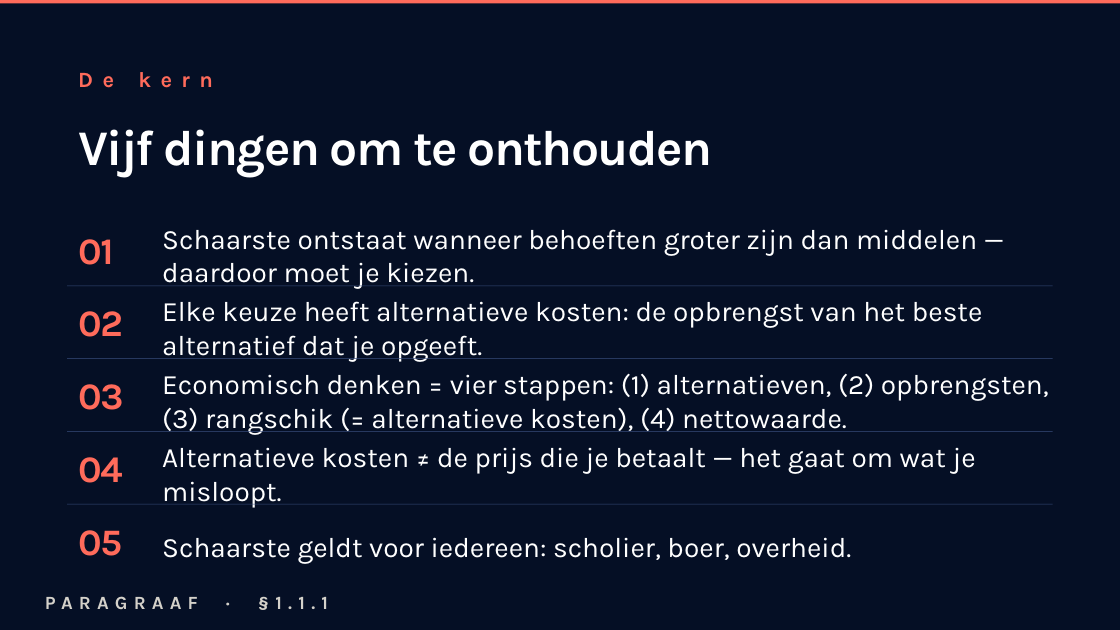
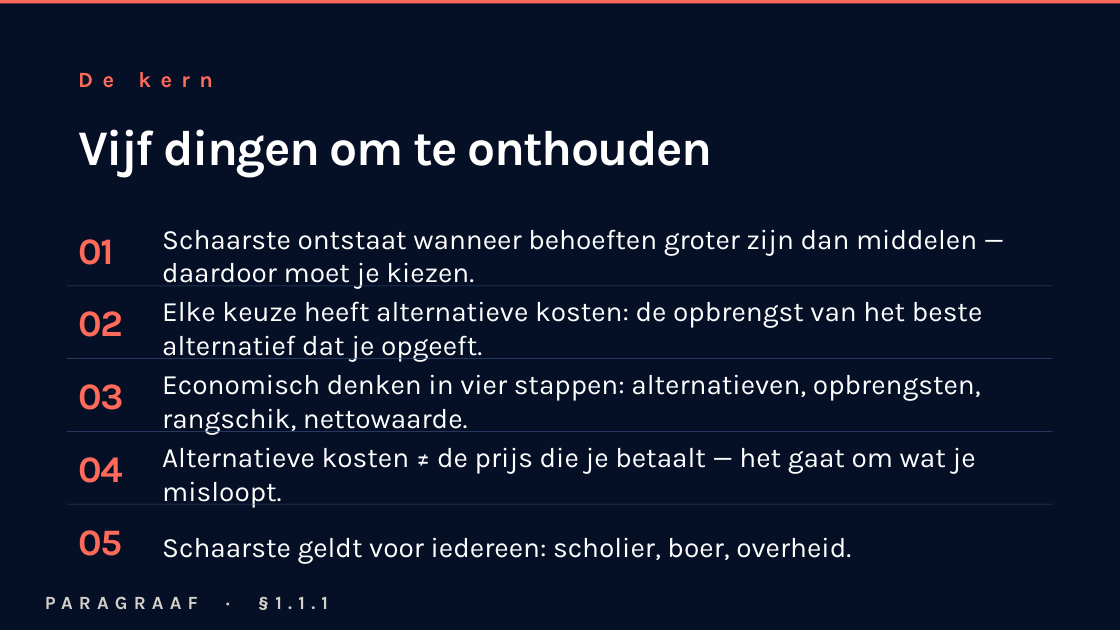
Before and after one commit to meijer1973/4veco-lessen, a slide deck: slide 8 of Boek 1 - Grondslagen, vraag en aanbod/1.1 Hoofdstuk Economisch denken en rekenen/1.1.1 Schaarste en economisch denken/1.1.1 Schaarste en economisch denken – presentatie.pptx. Drawn at 1120x630 pixels with LibreOffice and Linux fonts; fonts in the diff are those of the drawing. Boxes give left, top, right and bottom in pixels: in the first picture for what was removed or moved away, otherwise in the second. Text is boxed around its words. In the diff, an @@ line names an element or a change of style, - is before the commit and + after.

```diff
--- a/Boek 1 - Grondslagen, vraag en aanbod/1.1 Hoofdstuk Economisch denken en rekenen/1.1.1 Schaarste en economisch denken/1.1.1 Schaarste en economisch denken – presentatie.pptx
+++ b/Boek 1 - Grondslagen, vraag en aanbod/1.1 Hoofdstuk Economisch denken en rekenen/1.1.1 Schaarste en economisch denken/1.1.1 Schaarste en economisch denken – presentatie.pptx
@@ text at (162,374,981,434): text changed @@
-Economisch denken = vier stappen: (1) alternatieven, (2) opbrengsten, (3) rangschik (= alternatieve kosten), (4) nettowaarde.
+Economisch denken in vier stappen: alternatieven, opbrengsten, rangschik, nettowaarde.
```
Also in this commit, not shown: 4 other slides changed, 42 other files.
